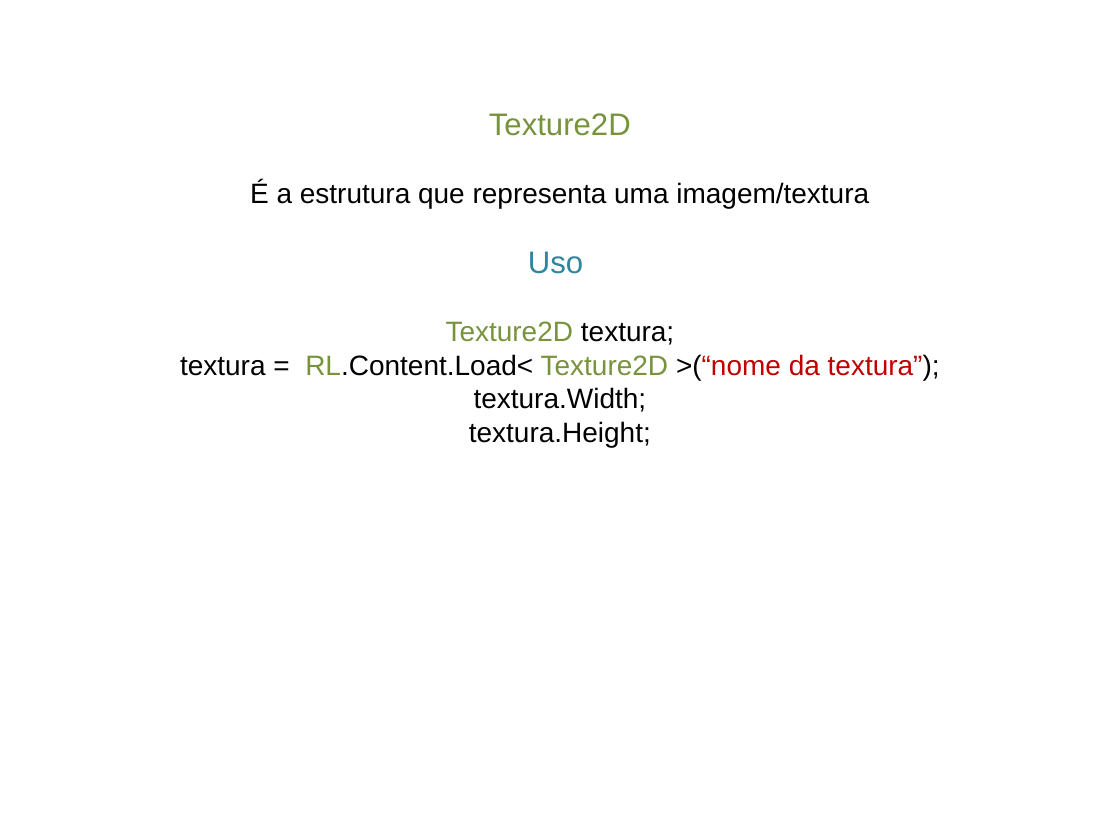
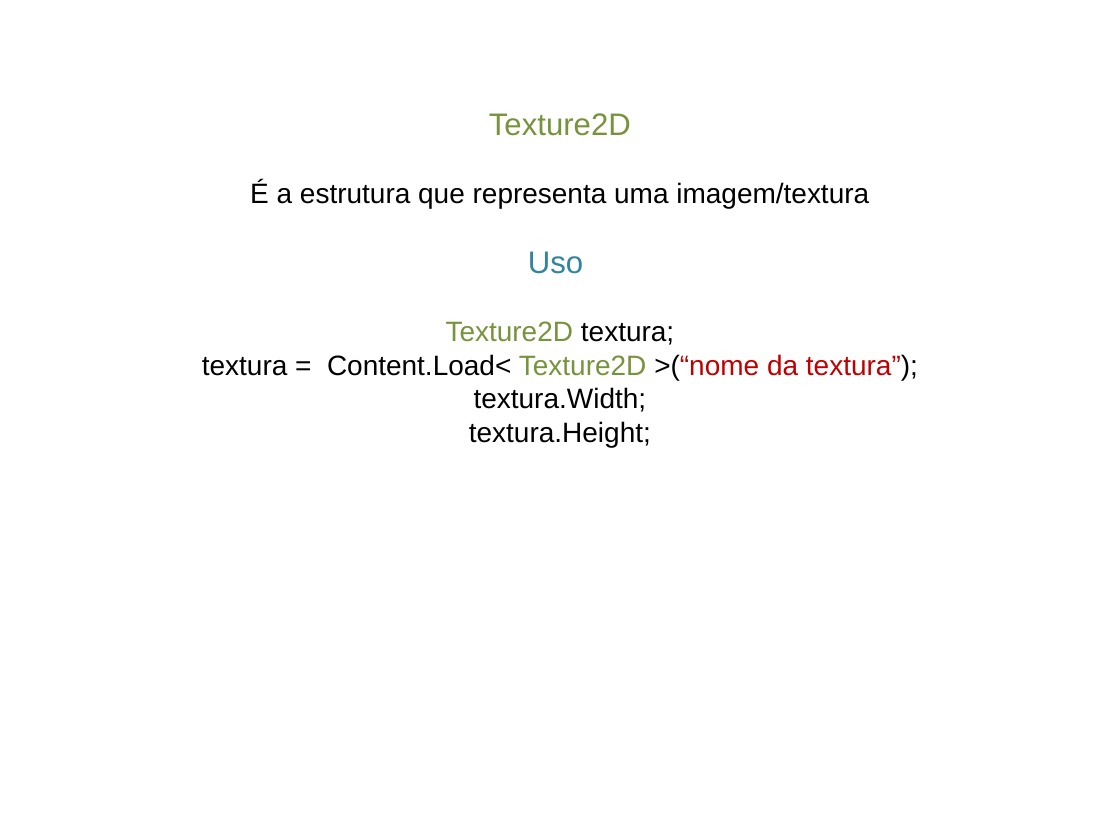
Before and after one commit to GustavoTravnik/MiniCursoIFSudeste, a slide deck: slide 4 of Sequência de Ensino/Itens Necessários/Slide.pptx (slide 2 before the commit). Drawn at 1120x840 pixels with LibreOffice and Linux fonts; fonts in the diff are those of the drawing. Boxes give left, top, right and bottom in pixels: in the first picture for what was removed or moved away, otherwise in the second. Text is boxed around its words. In the diff, an @@ line names an element or a change of style, - is before the commit and + after.

```diff
--- a/Sequência de Ensino/Itens Necessários/Slide.pptx
+++ b/Sequência de Ensino/Itens Necessários/Slide.pptx
@@ text at <box>202,354,918,380</box>: text changed @@
-textura = RL.Content.Load< Texture2D >(“nome da textura”);
+textura = Content.Load< Texture2D >(“nome da textura”);
```
Also in this commit, not shown: 3 other slides changed, 9 slides added, 8 other files.
